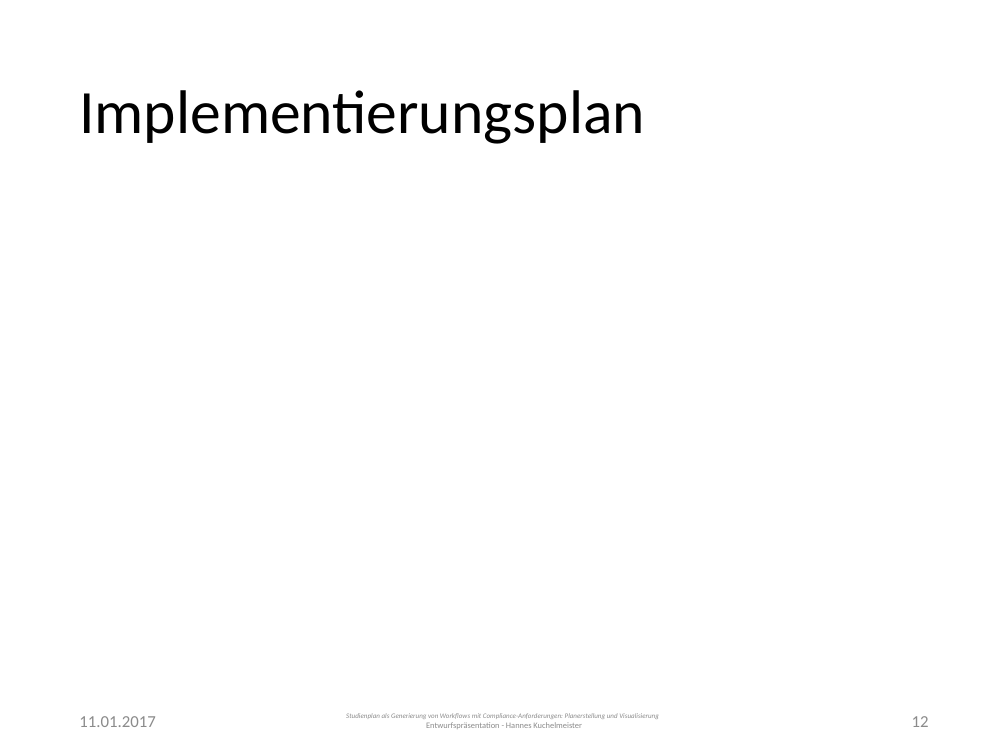
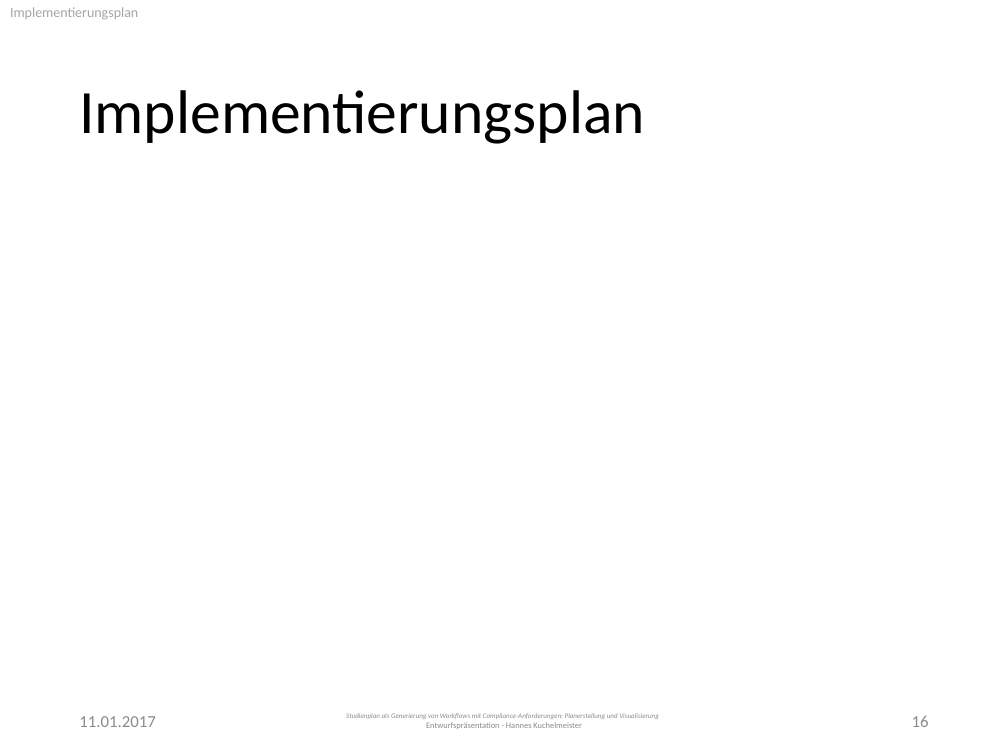
Before and after one commit to PSE-WS1617-IPD-Workflow/PSE_WS1617_IPD_Boehm_Studienplan, a slide deck: slide 16 of Entwurf/Presentation.pptx (slide 12 before the commit). Drawn at 1008x756 pixels with LibreOffice and Linux fonts; fonts in the diff are those of the drawing. Boxes give left, top, right and bottom in pixels: in the first picture for what was removed or moved away, otherwise in the second. Text is boxed around its words. In the diff, an @@ line names an element or a change of style, - is before the commit and + after.

```diff
--- a/Entwurf/Presentation.pptx
+++ b/Entwurf/Presentation.pptx
@@ text added at (10, 7, 138, 19), 10 pt, text #A6A6A6 @@
+Implementierungsplan
@@ page number at (912, 716, 929, 727): text changed @@
-12
+16
```
Also in this commit, not shown: 10 other slides changed, 5 slides added.
